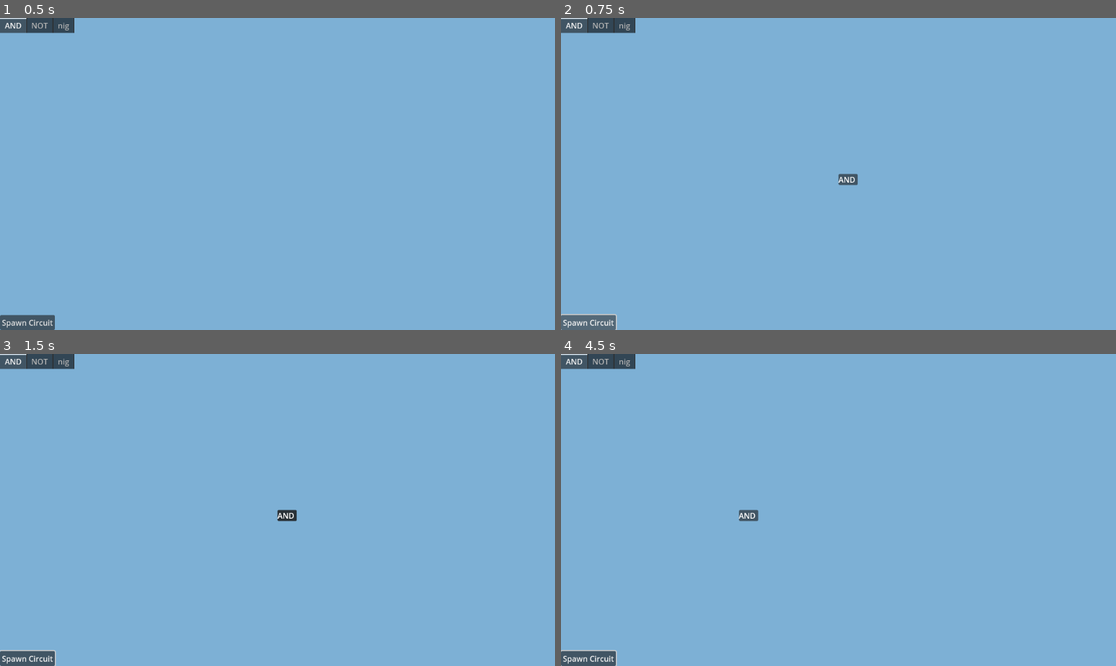
Above: before the commit, frames 1-4 (two rows, left to right).
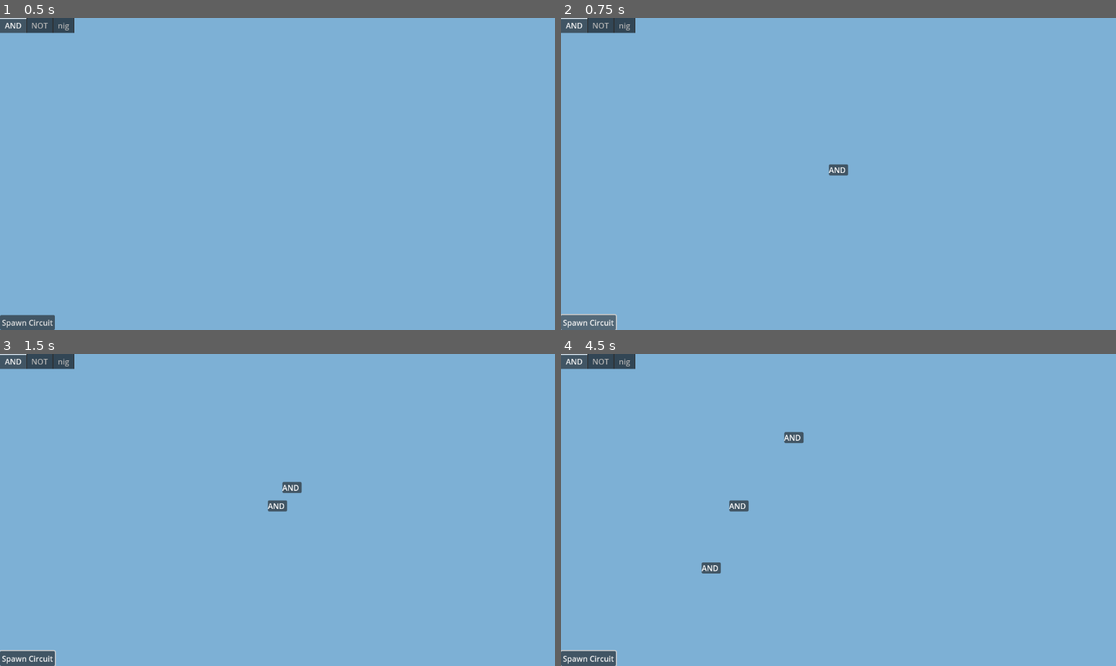
Above: after the commit, the same moments.

Repository: Lynndoggo/godot-logicsim
Game: Godot game, scene res://main.tscn
Two runs of this game, one before a commit and one after it. Both use one fixed random seed, a clock stepped at 60 frames per second and the inputs below.
Inputs (mouse positions are in pixels of both pictures, inside the frame that each line leads up to):
- Up to frame 1 (0.5 s): no input
- Up to frame 2 (0.75 s): click "Spawn Circuit" at 0.5 s
- Up to frame 3 (1.5 s): tap Enter at 1.25 s; drag from (277, 510) to (333, 441) at 1.27 s
- Up to frame 4 (4.5 s): drag from (838, 510) to (810, 572) at 2.02 s; move the mouse to (894, 441) at 2.77 s; hold D (right) 2.78-3.5 s; click (894, 441) at 2.85 s; drag from (810, 572) to (699, 510) at 3.52 s; tap Space at 4.25 s; move the mouse to (1005, 556) at 4.27 s; hold A (left) from 4.28 s (still down); click (1005, 556) at 4.35 s

Frame 1 is identical in both runs. In frame 2, 0.2% of the frame differs, in the area x 48-54%, y 46-54%; in frame 3, 0.4%; in frame 4, 0.5%, in the area x 25-44%, y 24-71%.

Commit message:
Added Dragging

Diff:
--- a/composition/draggable/draggable.gd
+++ b/composition/draggable/draggable.gd
@@ -1,11 +1,23 @@
 extends Area2D
 
-func _ready() -> void:
-	var collision_shape_2d: CollisionShape2D = %CollisionShape2D
-	collision_shape_2d.shape.size = get_parent().get_node("Body").size
+var selected = false
 
 
-
+func set_size(size:Vector2):
+	var collision_shape_2d: CollisionShape2D = %CollisionShape2D
+	collision_shape_2d.shape.size = size
 
 func _on_input_event(viewport: Node, event: InputEvent, shape_idx: int) -> void:
-	get_parent().get_node("Body").position = get_viewport().get_mouse_position()
+	if Input.is_action_just_pressed("left_click") and not db.smth_dragged:
+		selected = true
+		db.smth_dragged = true
+
+func _input(event: InputEvent) -> void:
+	if event is InputEventMouseButton:
+		if event.button_index == MOUSE_BUTTON_LEFT and not event.pressed:
+			selected = false
+			db.smth_dragged = false
+
+func _physics_process(delta: float) -> void:
+	if selected:
+		get_parent().global_position = lerp(get_parent().global_position, get_global_mouse_position(), 25*delta)
--- a/db.gd
+++ b/db.gd
@@ -1,4 +1,7 @@
 extends Node
+
+#circuits only draggable when nothing else is dragged (to prevent dragging multiple circuits at once)#
+var smth_dragged = false
 
 var logic_gates = {}
 
--- a/logic_gates/logic_gate_scene.gd
+++ b/logic_gates/logic_gate_scene.gd
@@ -3,7 +3,10 @@
 @export var logic_gate:LogicGate
 @onready var gate_name: Label = %Name
 @onready var gate_body: Panel = %Body
+@onready var draggable: Area2D = %Draggable
 
 func _ready() -> void:
 	gate_name.text = logic_gate.gate_name
 	gate_body.size = gate_name.size
+	draggable.set_size(gate_name.size)
+	print(gate_name.size)
--- a/logic_gates/logic_gate_scene.tscn
+++ b/logic_gates/logic_gate_scene.tscn
@@ -10,14 +10,34 @@
 
 [node name="Body" type="Panel" parent="."]
 unique_name_in_owner = true
-offset_right = 40.0
-offset_bottom = 40.0
+anchors_preset = 8
+anchor_left = 0.5
+anchor_top = 0.5
+anchor_right = 0.5
+anchor_bottom = 0.5
+offset_left = -20.0
+offset_top = -20.0
+offset_right = 20.0
+offset_bottom = 20.0
+grow_horizontal = 2
+grow_vertical = 2
+mouse_filter = 1
 
 [node name="Name" type="Label" parent="Body"]
 unique_name_in_owner = true
-layout_mode = 0
-offset_right = 40.0
-offset_bottom = 23.0
+layout_mode = 1
+anchors_preset = 8
+anchor_left = 0.5
+anchor_top = 0.5
+anchor_right = 0.5
+anchor_bottom = 0.5
+offset_left = -20.0
+offset_top = -11.5
+offset_right = 20.0
+offset_bottom = 11.5
+grow_horizontal = 2
+grow_vertical = 2
 label_settings = SubResource("LabelSettings_gtvs2")
 
 [node name="Draggable" parent="." instance=ExtResource("2_r0cwd")]
+unique_name_in_owner = true
--- a/project.godot
+++ b/project.godot
@@ -41,6 +41,11 @@
 "events": [Object(InputEventKey,"resource_local_to_scene":false,"resource_name":"","device":-1,"window_id":0,"alt_press …(192 unchanged characters)…
 ]
 }
+left_click={
+"deadzone": 0.5,
+"events": [Object(InputEventMouseButton,"resource_local_to_scene":false,"resource_name":"","device":-1,"window_id":0,"alt_pressed":false,"shift_pressed":false,"ctrl_pressed":false,"meta_pressed":false,"button_mask":0,"position":Vector2(0, 0),"global_position":Vector2(0, 0),"factor":1.0,"button_index":1,"canceled":false,"pressed":false,"double_click":false,"script":null)
+]
+}
 
 [rendering]
 
Not shown, added: composition/draggable/DraEE02.tmp
